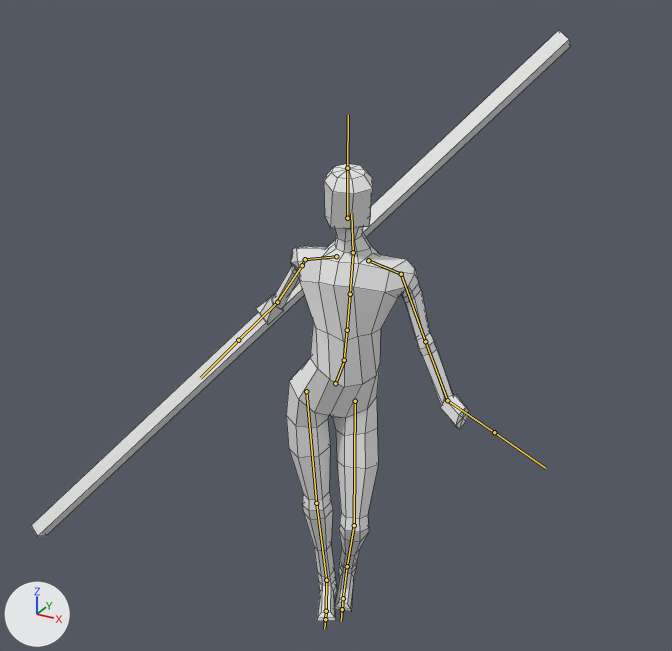
The FBX model ProjectTree/Assets/Art/TreeMCAnim.fbx: old version first, new version second.
Both versions are drawn from a camera (50 mm lens) standing at (1.44, -2.62, 2.54) and looking at (-0.21, 0.38, 1.04). Arrows for +X, +Y and +Z are at lower left; the lights stay in place. Both versions are drawn at frame 100 of the action 'Armature|ArmatureAction'; the numbers are the values there. The bones that bend it are drawn over the model as lines. Mesh edges are drawn as thin lines.
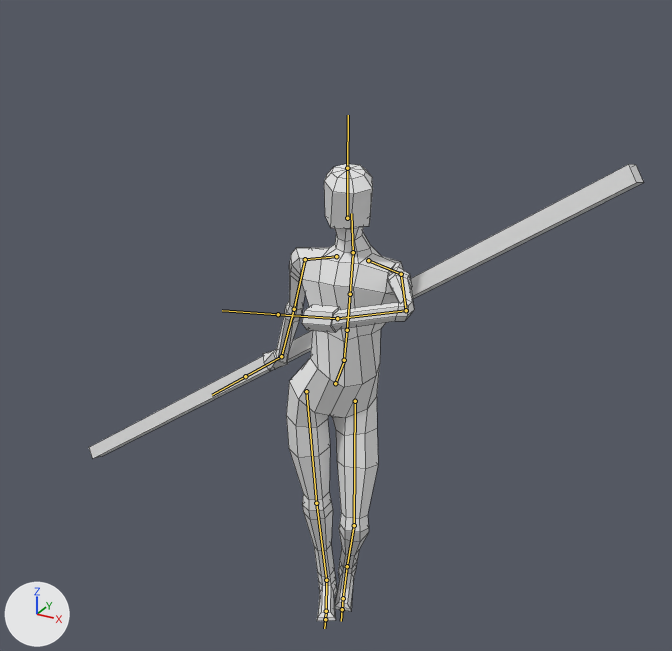
Where the change shows, as pixel boxes [x1, y1, x2, y2] in the pictures (672 x 651 px):
'Cube.001', posed (29% narrower)
    before: [256, 164, 469, 621]
    after: [263, 164, 414, 621]
'Cube', posed (42% shorter)
    before: [31, 30, 571, 536]
    after: [89, 164, 644, 459]
bone 'mixamorig:LeftArm', root to tip
    before: (401, 274) to (425, 341)
    after: (401, 274) to (406, 310)
bone 'mixamorig:LeftForeArm', root to tip
    before: (425, 341) to (447, 400)
    after: (406, 310) to (337, 318)
bone 'mixamorig:LeftHand', root to tip
    before: (447, 400) to (494, 432)
    after: (337, 318) to (278, 314)
bone 'mixamorig:RightArm', root to tip
    before: (305, 259) to (302, 265)
    after: (305, 259) to (294, 309)
bone 'mixamorig:RightForeArm', root to tip
    before: (302, 265) to (277, 302)
    after: (294, 309) to (281, 356)
bone 'mixamorig:RightHand', root to tip
    before: (277, 302) to (238, 340)
    after: (281, 356) to (245, 376)

The edits, one by one:
Bone 'mixamorig:LeftArm' (bone_mixamorig_leftarm) turns from (54, -30, -46) to (-37, 108, 29) degrees about its own x, y and z.
Bone 'mixamorig:LeftForeArm' (bone_mixamorig_leftforearm) turns from (0, 0, -14) to (-96, 22, -15) degrees about its own x, y and z.
Bone 'mixamorig:LeftHand' (bone_mixamorig_lefthand) turns from (0, 0, 56) to (-19, 0, 1) degrees about its own x, y and z.
Bone 'mixamorig:RightArm' (bone_mixamorig_rightarm) turns from (-7, -44, 48) to (45, -36, -4) degrees about its own x, y and z.
Bone 'mixamorig:RightForeArm' (bone_mixamorig_rightforearm) turns from (0, 0, -27) to (0, 0, 6) degrees about its own x, y and z.
Bone 'mixamorig:RightHand' (bone_mixamorig_righthand) turns from (-21, -63, -14) to (-55, -44, 52) degrees about its own x, y and z.
